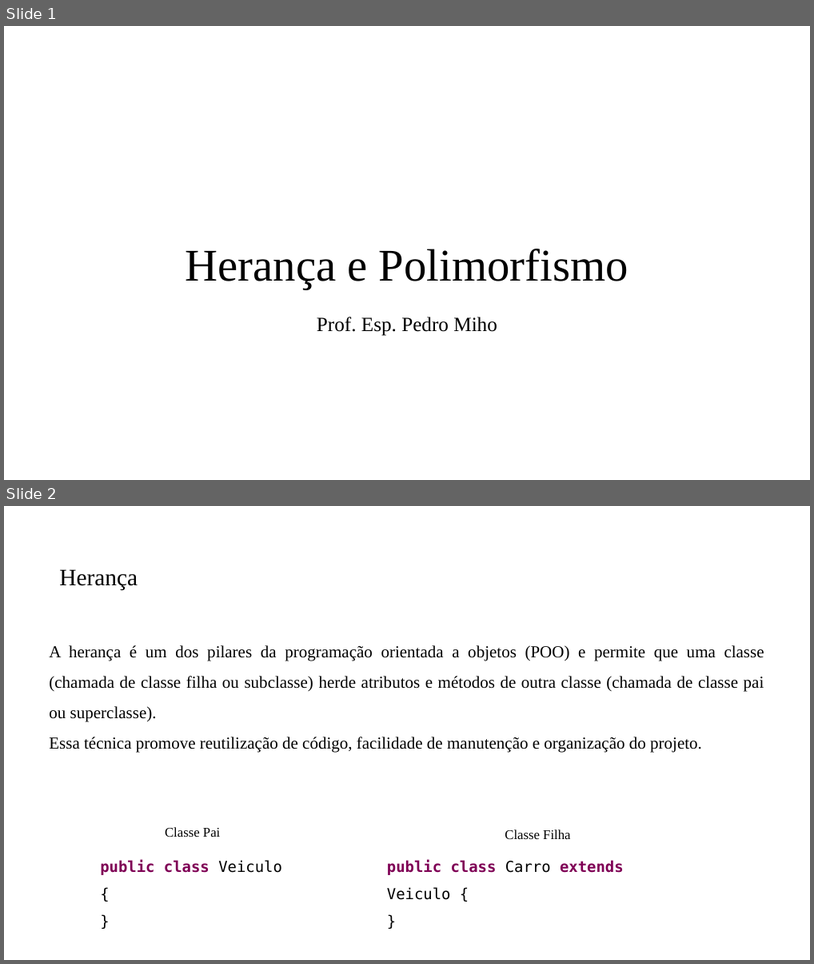
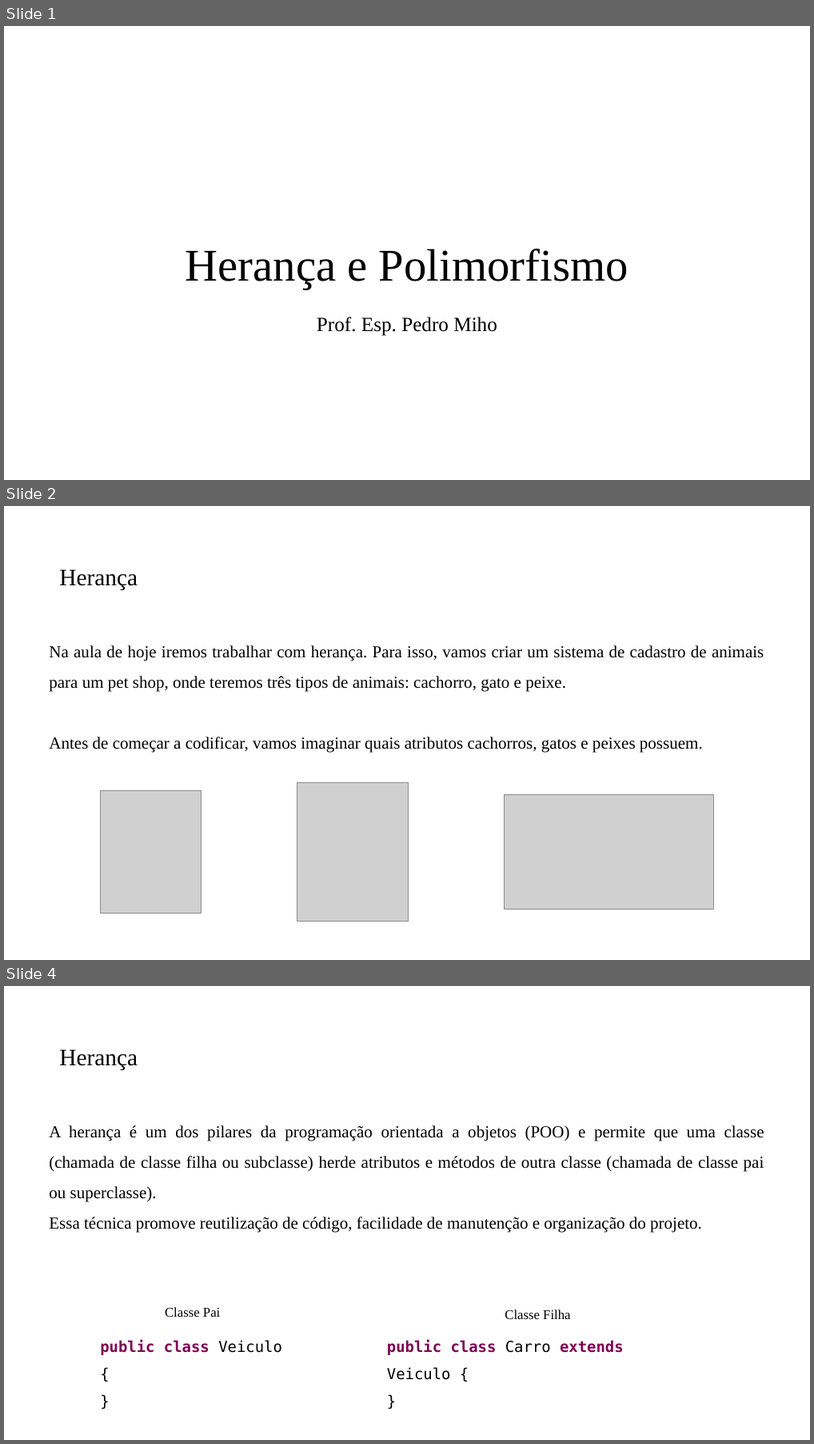
Before and after one commit to PedroMiho/UMC, a slide deck: Projeto de Software e Segurança da Informação - 2026/Projeto de Software/Aula07-HerançaPolimorfismo/Herança e Porlimosfismo.pptx. Shown one above the other, each under a label of ours: slides 1 and 2 before the commit, slides 1, 2 and 4 after it; the slides between them are not shown. The pictures are 814x964 and 814x1444 pixels, drawn with LibreOffice and Linux fonts; fonts in the diff are those of the drawing; grey boxes stand for pictures; background and template pictures are left out. Boxes give left, top, right and bottom in pixels: in the first picture for what was removed or moved away, otherwise in the second. Text is boxed around its words. In the diff, an @@ line names an element or a change of style, - is before the commit and + after.

```diff
--- a/Projeto de Software e Segurança da Informação - 2026/Projeto de Software/Aula07-HerançaPolimorfismo/Herança e Porlimosfismo.pptx
+++ b/Projeto de Software e Segurança da Informação - 2026/Projeto de Software/Aula07-HerançaPolimorfismo/Herança e Porlimosfismo.pptx
@@ slide 2 added at <box>4,506,810,960</box>, background #FFFFFF @@
@@ title added at <box>59,569,138,591</box>, 28 pt, text #000000 @@
+Herança
@@ text added at <box>49,645,764,752</box>, 20 pt, text #000000 @@
+Na aula de hoje iremos trabalhar com herança. Para isso, vamos criar um sistema de cadastro de animais para um pet shop, onde teremos três tipos de animais: cachorro, gato e peixe.
+Antes de começar a codificar, vamos imaginar quais atributos cachorros, gatos e peixes possuem.
@@ picture added at <box>100,790,202,912</box> @@
@@ picture added at <box>298,783,408,921</box> @@
@@ picture added at <box>504,795,714,909</box> @@
@@ what was slide 2 is now slide 4 @@
```
Also in this commit, not shown: 1 other slide added, 14 other files.
